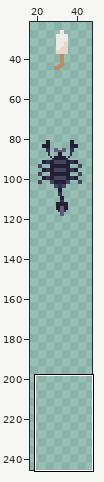
A pixel-art file gets an edit: static/assets/desert-animals.aseprite. The first picture is a wide view before the edit; the outline marks the close-up.
Close-up. Before:
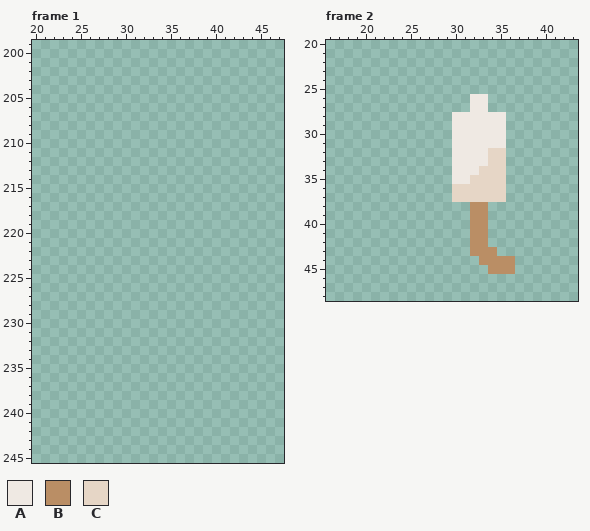
64x256 pixels, 4 frames. Shown: frame 1: x 20..47, y 199..245; frame 2: x 16..43, y 20..48. The wide view leaves out empty margins. The commit also changed other frames or places, which this record leaves out.
Palette (. is transparent): A #efe9e3  B #ba8e65  C #e6d6c6
Pixels before, frame 2, first column x 30:
26 ..AA...
27 ..AA...
28 AAAAAA.
29 AAAAAA.
30 AAAAAA.
31 AAAAAA.
32 AAAACC.
33 AAAACC.
34 AAACCC.
35 AACCCC.
36 CCCCCC.
37 CCCCCC.
38 ..BB...
39 ..BB...
40 ..BB...
41 ..BB...
42 ..BB...
43 ..BBB..
44 ...BBBB
45 ....BBB
After the commit:
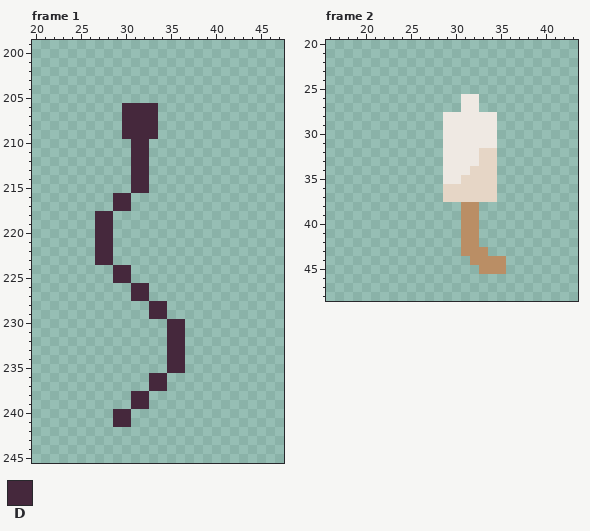
Colours new in this view: D #45283c
Log entry: more animals + prep for combat!
Change:
layer "drawing" added
layer "i" removed
Changed rows in their new state; - is an unchanged pixel.
Frame 1, layer "drawing":
first column x 27:
206 ---DDDD---
207 ---DDDD---
208 ---DDDD---
209 ---DDDD---
210 ----DD----
211 ----DD----
212 ----DD----
213 ----DD----
214 ----DD----
215 ----DD----
216 --DD------
217 --DD------
218 DD--------
219 DD--------
220 DD--------
221 DD--------
222 DD--------
223 DD--------
224 --DD------
225 --DD------
226 ----DD----
227 ----DD----
228 ------DD--
229 ------DD--
230 --------DD
231 --------DD
232 --------DD
233 --------DD
234 --------DD
235 --------DD
236 ------DD--
237 ------DD--
238 ----DD----
239 ----DD----
240 --DD------
241 --DD------
Frame 2:
first column x 29:
26 --A-.---
27 --A-.---
28 A-----.-
29 A-----.-
30 A-----.-
31 A-----.-
32 A---C-.-
33 A---C-.-
34 A--C--.-
35 A-C---.-
36 C-----.-
37 C-----.-
38 --B-.---
39 --B-.---
40 --B-.---
41 --B-.---
42 --B-.---
43 --B--.--
44 ---B---.
45 ----B--.
Changed places in both close-ups, as pixel boxes (x1, y1, x2, y2):
added: (95, 103, 185, 427)
changed: (443, 94, 515, 274)
